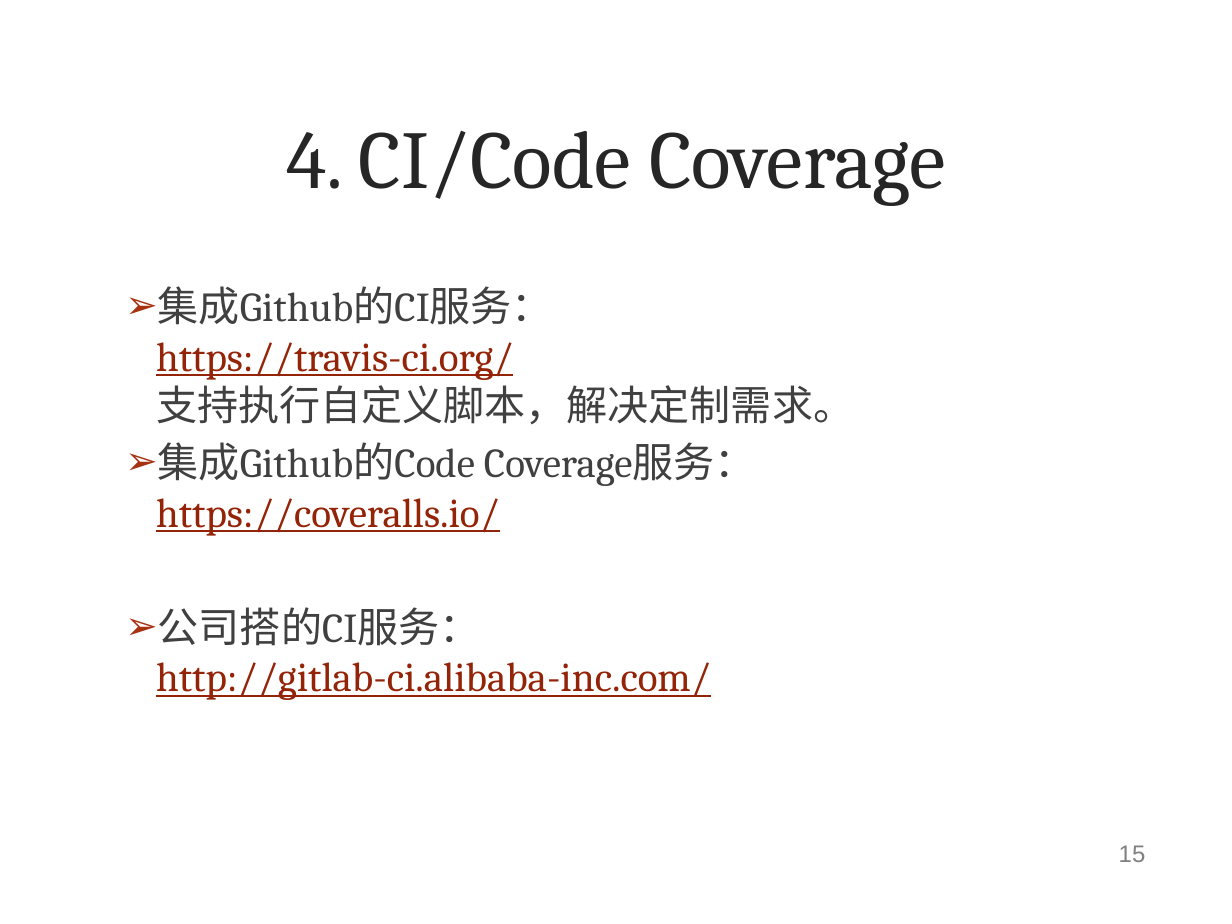
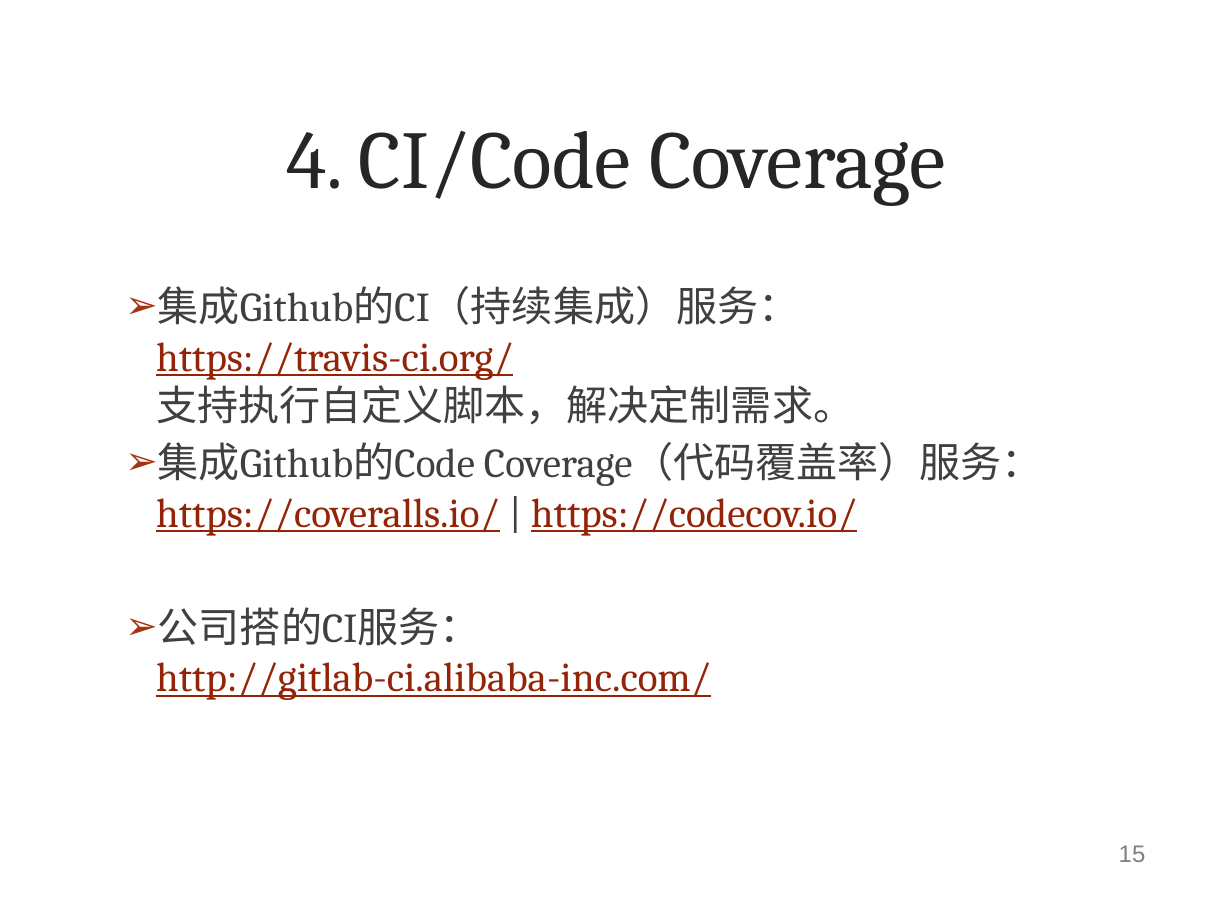
Before and after one commit to oldratlee/software-practice-thoughts, a slide deck: slide 16 of git/git-gitlab-usage.pptx. Drawn at 1232x924 pixels with LibreOffice and Linux fonts; fonts in the diff are those of the drawing; background and template pictures are left out. Boxes give left, top, right and bottom in pixels: in the first picture for what was removed or moved away, otherwise in the second. Text is boxed around its words. In the diff, an @@ line names an element or a change of style, - is before the commit and + after.

```diff
--- a/git/git-gitlab-usage.pptx
+++ b/git/git-gitlab-usage.pptx
@@ text at (156, 286, 1043, 536): text changed @@
-➢ 集成Github的CI服务：
-  https://travis-ci.org/
-  支持执行自定义脚本，解决定制需求。
-➢ 集成Github的Code Coverage服务：
-  https://coveralls.io/
+➢ 集成Github的CI（持续集成）服务：
+  https://travis-ci.org/
+  支持执行自定义脚本，解决定制需求。
+➢ 集成Github的Code Coverage（代码覆盖率）服务：
+  https://coveralls.io/ | https://codecov.io/
```
Also in this commit, not shown: 5 other slides changed, 1 slide added.
